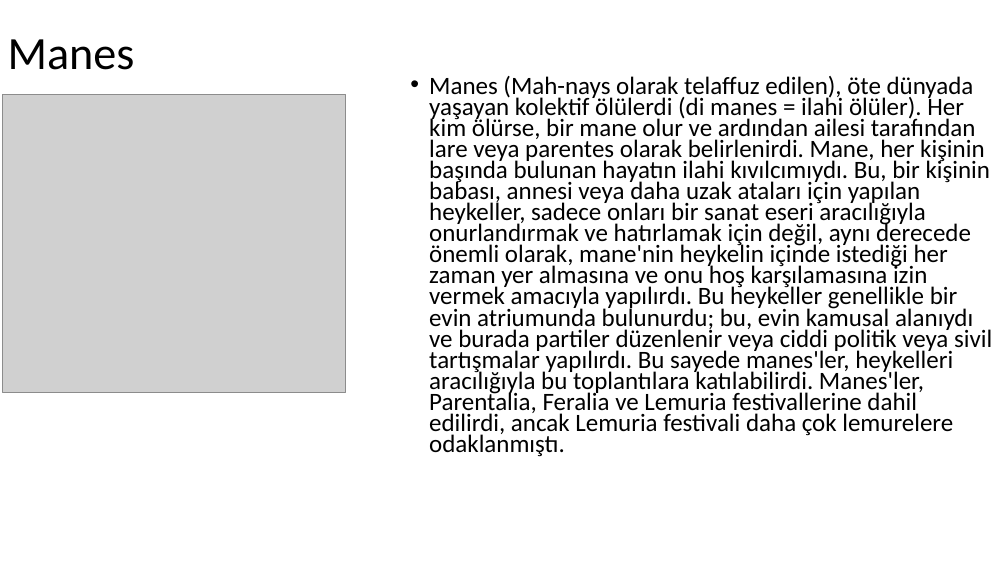
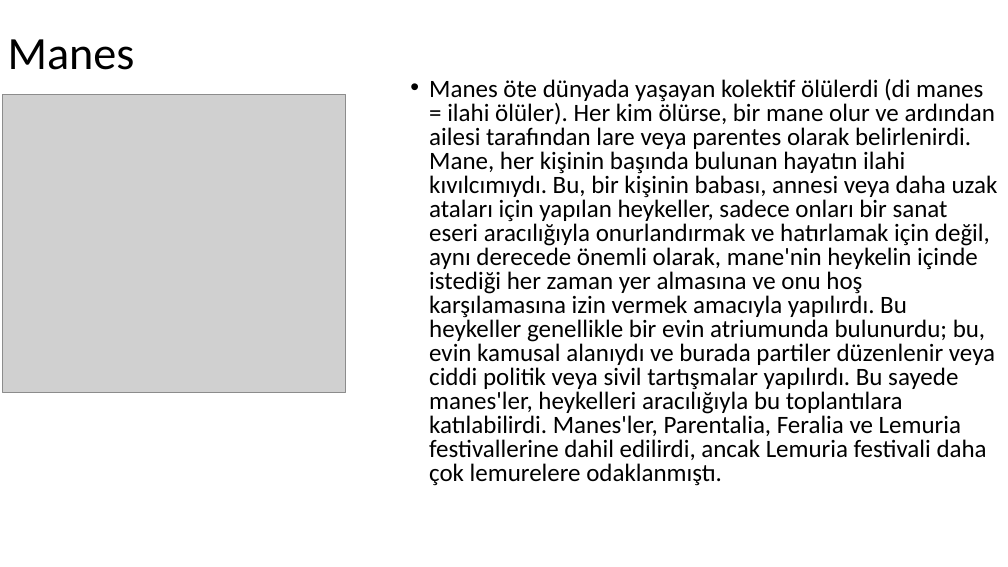
Before and after one commit to HasanTalhaT/hasantalhat.github.io, a slide deck: slide 2 of hasan.pptx. Drawn at 1008x567 pixels with LibreOffice and Linux fonts; fonts in the diff are those of the drawing; grey boxes stand for pictures. Boxes give left, top, right and bottom in pixels: in the first picture for what was removed or moved away, otherwise in the second. Text is boxed around its words. In the diff, an @@ line names an element or a change of style, - is before the commit and + after.

```diff
--- a/hasan.pptx
+++ b/hasan.pptx
@@ text at [429, 79, 998, 486]: text changed @@
-• Manes (Mah-nays olarak telaffuz edilen), öte dünyada yaşayan kolektif ölülerdi (di manes = ilahi ölüler). Her kim ölürse, bir mane olur ve ardından ailesi tarafından lare veya parentes olarak belirlenirdi. Mane, her kişinin başında bulunan hayatın ilahi kıvılcımıydı. Bu, bir kişinin babası, annesi veya daha uzak ataları için yapılan heykeller, sadece onları bir sanat eseri aracılığıyla onurlandırmak ve hatırlamak için değil, aynı derecede önemli olarak, mane'nin heykelin içinde istediği her zaman yer almasına ve onu hoş karşılamasına izin vermek amacıyla yapılırdı. Bu heykeller genellikle bir evin atriumunda bulunurdu; bu, evin kamusal alanıydı ve burada partiler düzenlenir veya ciddi politik veya sivil tartışmalar yapılırdı. Bu sayede manes'ler, heykelleri aracılığıyla bu toplantılara katılabilirdi. Manes'ler, Parentalia, Feralia ve Lemuria festivallerine dahil edilirdi, ancak Lemuria festivali daha çok lemurelere odaklanmıştı.
+• Manes öte dünyada yaşayan kolektif ölülerdi (di manes = ilahi ölüler). Her kim ölürse, bir mane olur ve ardından ailesi tarafından lare veya parentes olarak belirlenirdi. Mane, her kişinin başında bulunan hayatın ilahi kıvılcımıydı. Bu, bir kişinin babası, annesi veya daha uzak ataları için yapılan heykeller, sadece onları bir sanat eseri aracılığıyla onurlandırmak ve hatırlamak için değil, aynı derecede önemli olarak, mane'nin heykelin içinde istediği her zaman yer almasına ve onu hoş karşılamasına izin vermek amacıyla yapılırdı. Bu heykeller genellikle bir evin atriumunda bulunurdu; bu, evin kamusal alanıydı ve burada partiler düzenlenir veya ciddi politik veya sivil tartışmalar yapılırdı. Bu sayede manes'ler, heykelleri aracılığıyla bu toplantılara katılabilirdi. Manes'ler, Parentalia, Feralia ve Lemuria festivallerine dahil edilirdi, ancak Lemuria festivali daha çok lemurelere odaklanmıştı.
```
Also in this commit, not shown: 1 other slide changed, 1 slide added.
